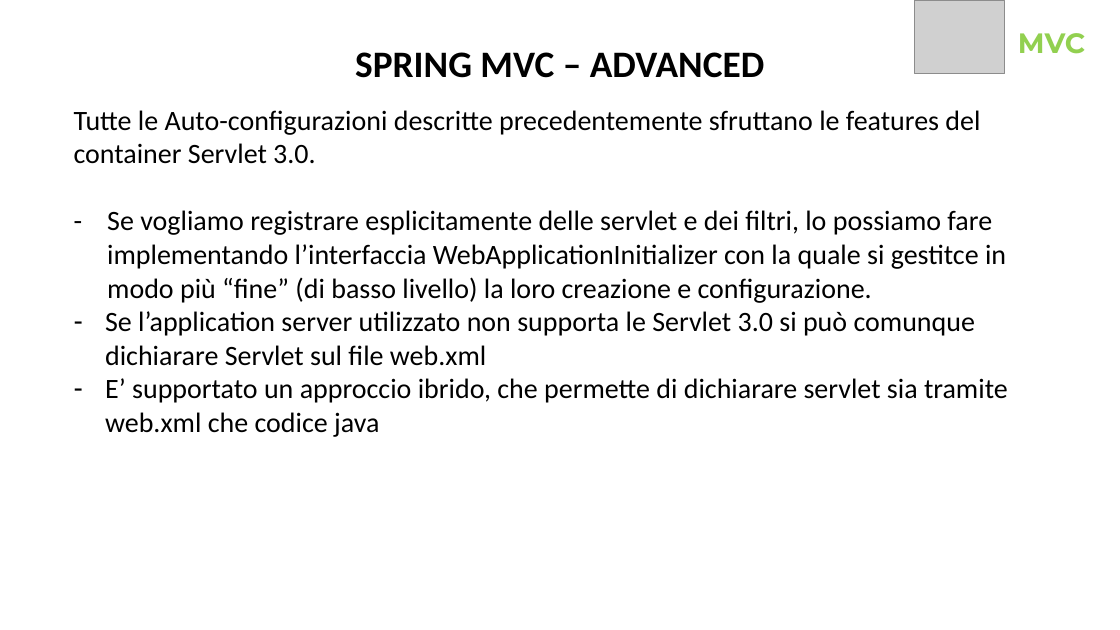
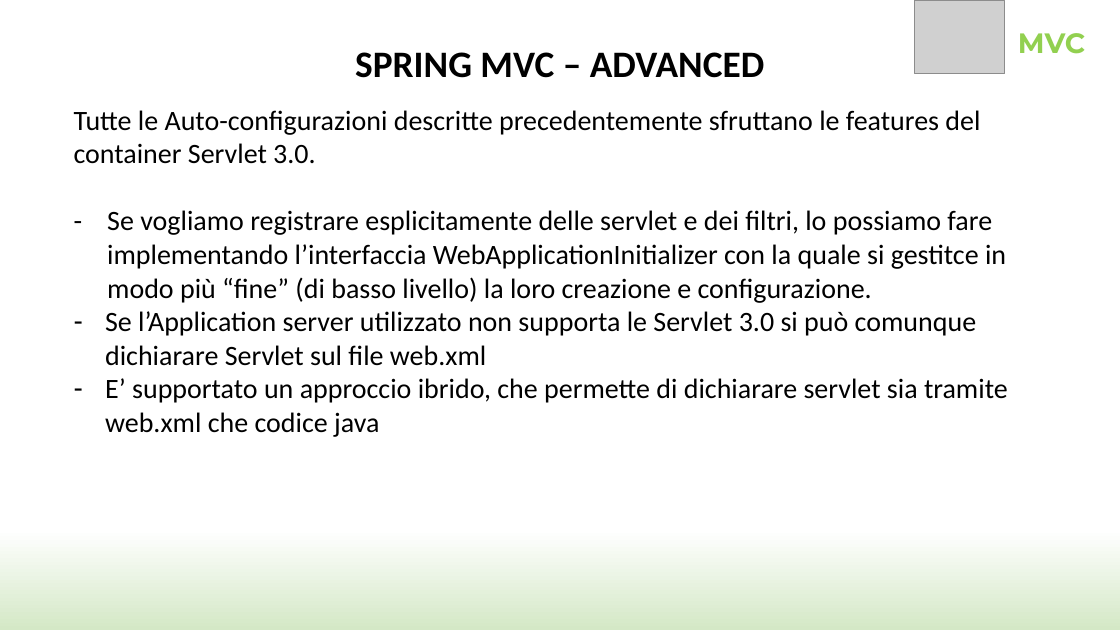
Before and after one commit to SimoneCas/java, a slide deck: slide 32 of SpringSample/Spring.pptx. Drawn at 1120x630 pixels with LibreOffice and Linux fonts; fonts in the diff are those of the drawing; grey boxes stand for pictures; background and template pictures are left out. Boxes give left, top, right and bottom in pixels: in the first picture for what was removed or moved away, otherwise in the second. Text is boxed around its words. In the diff, an @@ line names an element or a change of style, - is before the commit and + after.

```diff
--- a/SpringSample/Spring.pptx
+++ b/SpringSample/Spring.pptx
@@ background #FFFFFF to gradient #FFFFFF to #D4E8C6 @@
@@ text at bbox=[105, 311, 976, 366]: text changed @@
-– Se l’application server utilizzato non supporta le Servlet 3.0 si può comunque dichiarare Servlet sul file web.xml
+– Se l’Application server utilizzato non supporta le Servlet 3.0 si può comunque dichiarare Servlet sul file web.xml
```
Also in this commit, not shown: 24 other slides changed, 33 slides added, 11 slides removed.
